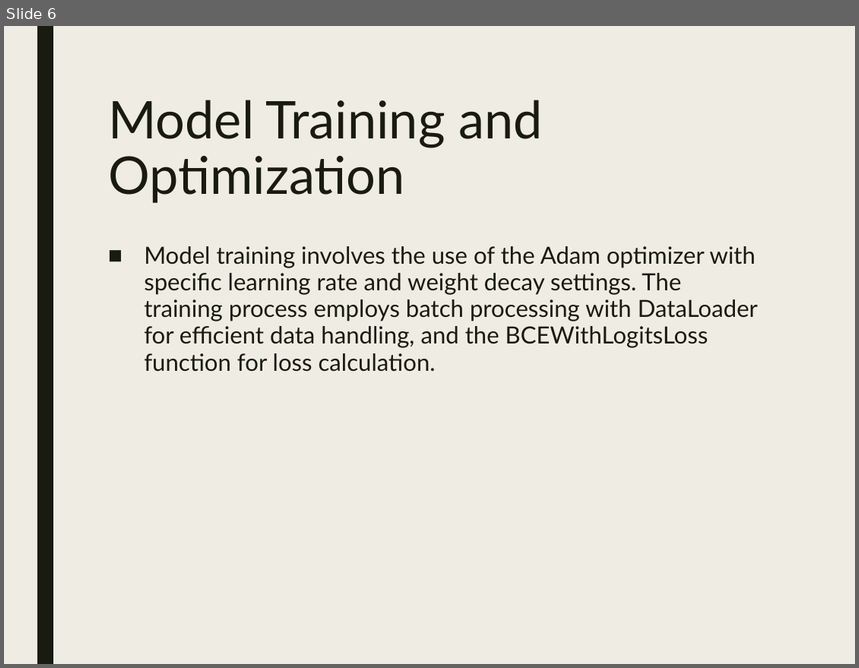
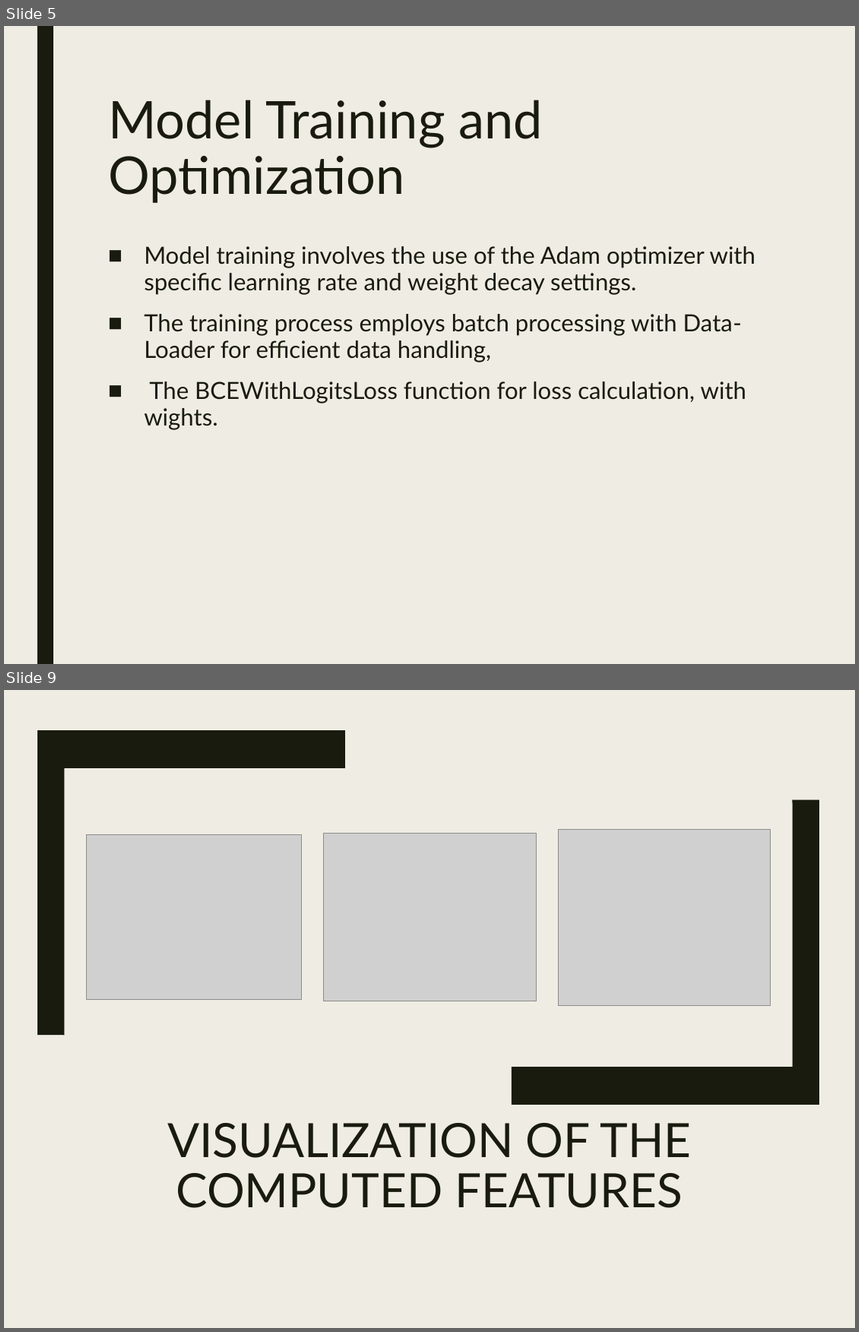
Before and after one commit to ZviSteinOpt/face_recognition, a slide deck: Face_Recognition_Presentation_Revised.pptx. Shown one above the other, each under a label of ours: slide 6 before the commit, slides 5 and 9 after it; the slides between them are not shown. The pictures are 859x668 and 859x1332 pixels, drawn with LibreOffice and Linux fonts; fonts in the diff are those of the drawing; grey boxes stand for pictures. Boxes give left, top, right and bottom in pixels: in the first picture for what was removed or moved away, otherwise in the second. Text is boxed around its words. In the diff, an @@ line names an element or a change of style, - is before the commit and + after.

```diff
--- a/Face_Recognition_Presentation_Revised.pptx
+++ b/Face_Recognition_Presentation_Revised.pptx
@@ slide 9 added at box(4, 690, 855, 1328), background #EFEDE3; not listed: 1 template element that a slide beside it also shows @@
@@ rectangle added at box(4, 690, 855, 1328), fill #EFEDE3 @@
@@ freeform shape added at box(37, 731, 345, 1036), fill #191B0E @@
@@ freeform shape added at box(512, 799, 819, 1104), fill #191B0E @@
@@ picture added at box(87, 834, 302, 1000) @@
@@ picture added at box(323, 833, 536, 1001) @@
@@ picture added at box(558, 830, 770, 1006) @@
@@ title added at box(167, 1123, 691, 1208), 40 pt, text #191B0E @@
+VISUALIZATION OF THE COMPUTED FEATURES
@@ what was slide 6 is now slide 5 @@
@@ slide 5 changed as well @@
@@ text at box(144, 246, 756, 430): text changed @@
-■ Model training involves the use of the Adam optimizer with specific learning rate and weight decay settings. The training process employs batch processing with DataLoader for efficient data handling, and the BCEWithLogitsLoss function for loss calculation.
+■ Model training involves the use of the Adam optimizer with specific learning rate and weight decay settings.
+■ The training process employs batch processing with Data-Loader for efficient data handling,
+■ The BCEWithLogitsLoss function for loss calculation, with wights.
```
Also in this commit, not shown: 8 other slides changed, 1 other slide added, 3 slides removed, 10 other files.
